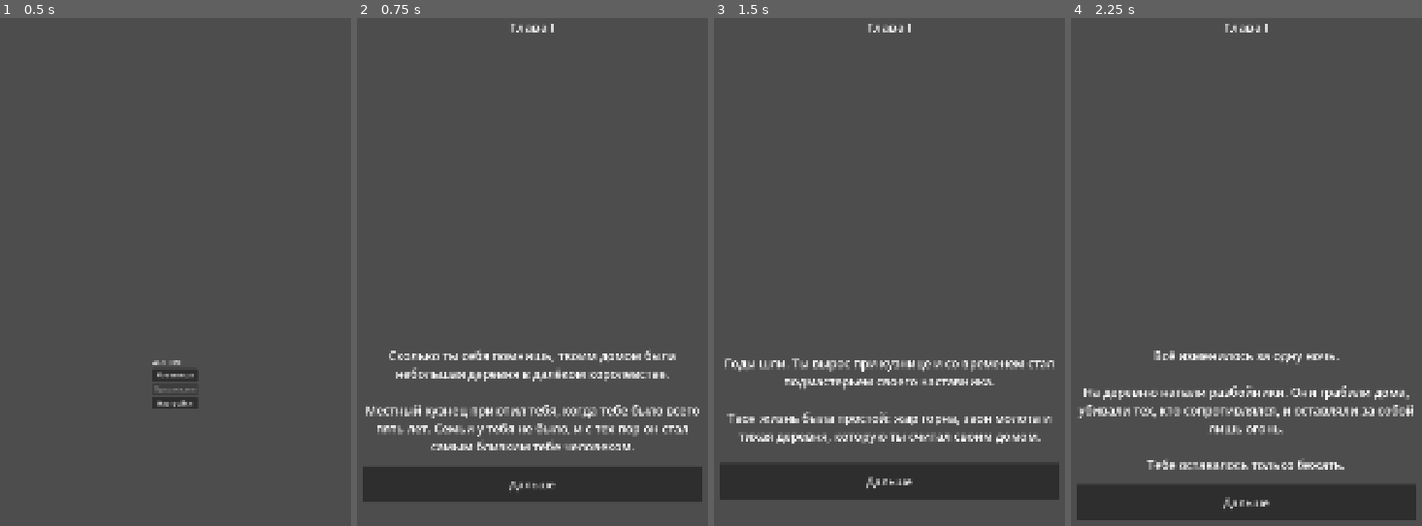
Above: before the commit, frames 1-4 (left to right).
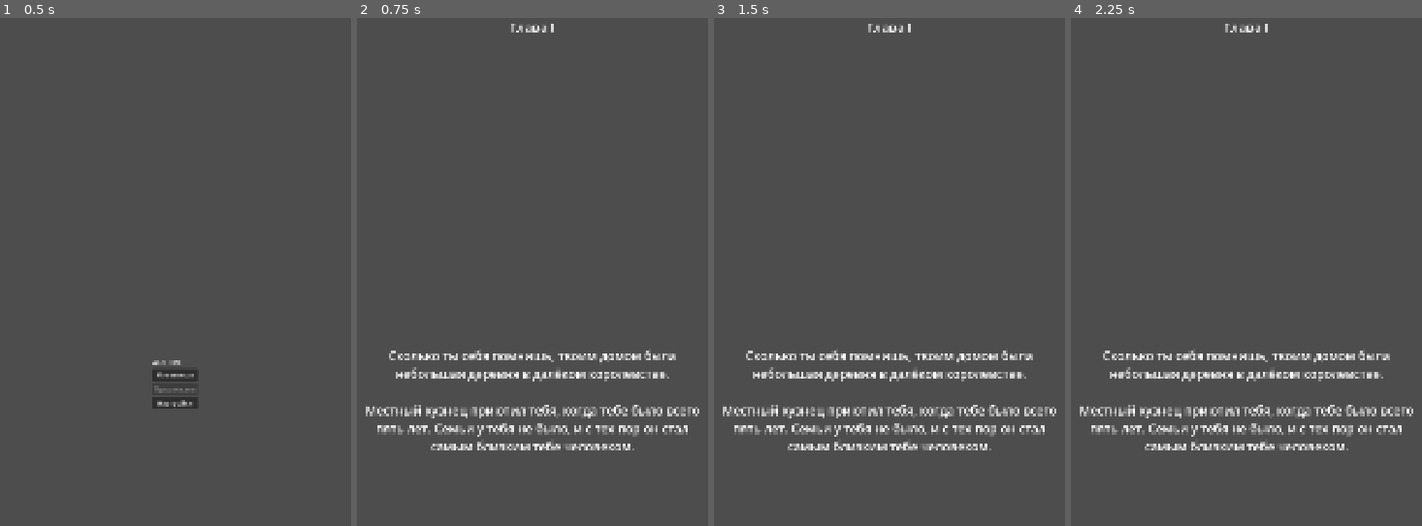
Above: after the commit, the same moments.

Repository: SayentLY/Alfheim
Game: Godot game, scene res://scenes/main_menu.tscn
The game is run twice, just before and just after one commit, with the same random seed, the same clock (stepped at 60 frames per second) and the same inputs.
Inputs (mouse positions are in pixels of both pictures, inside the frame that each line leads up to):
- Up to frame 1 (0.5 s): no input
- Up to frame 2 (0.75 s): click "Новая игра" at 0.5 s
- Up to frame 3 (1.5 s): click (889, 485) at 1.25 s, where only the run before the commit has a clickable "Дальше"
- Up to frame 4 (2.25 s): click (1246, 480) at 2 s, where only the run before the commit has a clickable "Дальше"

Frame 1 is identical in both runs. In frame 2, 6.5% of the frame differs, in the area x 1-99%, y 88-96%; in frame 3, 14%, in the area x 1-99%, y 65-95%; in frame 4, 13%.
Error after the commit: Attempt to call function 'hide' in base 'null instance' on a null instance. (res://scripts/chapter_one.gd:82)

Commit message:
Support third choice button

Diff:
--- a/scripts/chapter_one.gd
+++ b/scripts/chapter_one.gd
@@ -3,6 +3,7 @@
 @onready var event_text = $MarginContainer/VBoxContainer/EventText
 @onready var choice_button_1 = $MarginContainer/VBoxContainer/ChoiceButton1
 @onready var choice_button_2 = $MarginContainer/VBoxContainer/ChoiceButton2
+@onready var choice_button_3 = $MarginContainer/VBoxContainer/ChoiceButton3
 
 var chapter_data: Dictionary
 var current_event_id: String
@@ -17,6 +18,7 @@
 
 	choice_button_1.pressed.connect(_on_choice_button_1_pressed)
 	choice_button_2.pressed.connect(_on_choice_button_2_pressed)
+	choice_button_3.pressed.connect(_on_choice_button_3_pressed)
 
 
 func load_chapter_data() -> void:
@@ -77,6 +79,7 @@
 
 	choice_button_1.hide()
 	choice_button_2.hide()
+	choice_button_3.hide()
 
 	if available_choices.size() >= 1:
 		choice_button_1.text = available_choices[0]["text"]
@@ -85,6 +88,10 @@
 	if available_choices.size() >= 2:
 		choice_button_2.text = available_choices[1]["text"]
 		choice_button_2.show()
+
+	if available_choices.size() >= 3:
+		choice_button_3.text = available_choices[2]["text"]
+		choice_button_3.show()
 
 
 func check_conditions(choice: Dictionary) -> bool:
@@ -210,3 +217,7 @@
 
 func _on_choice_button_2_pressed() -> void:
 	choose(1)
+
+
+func _on_choice_button_3_pressed() -> void:
+	choose(2)
